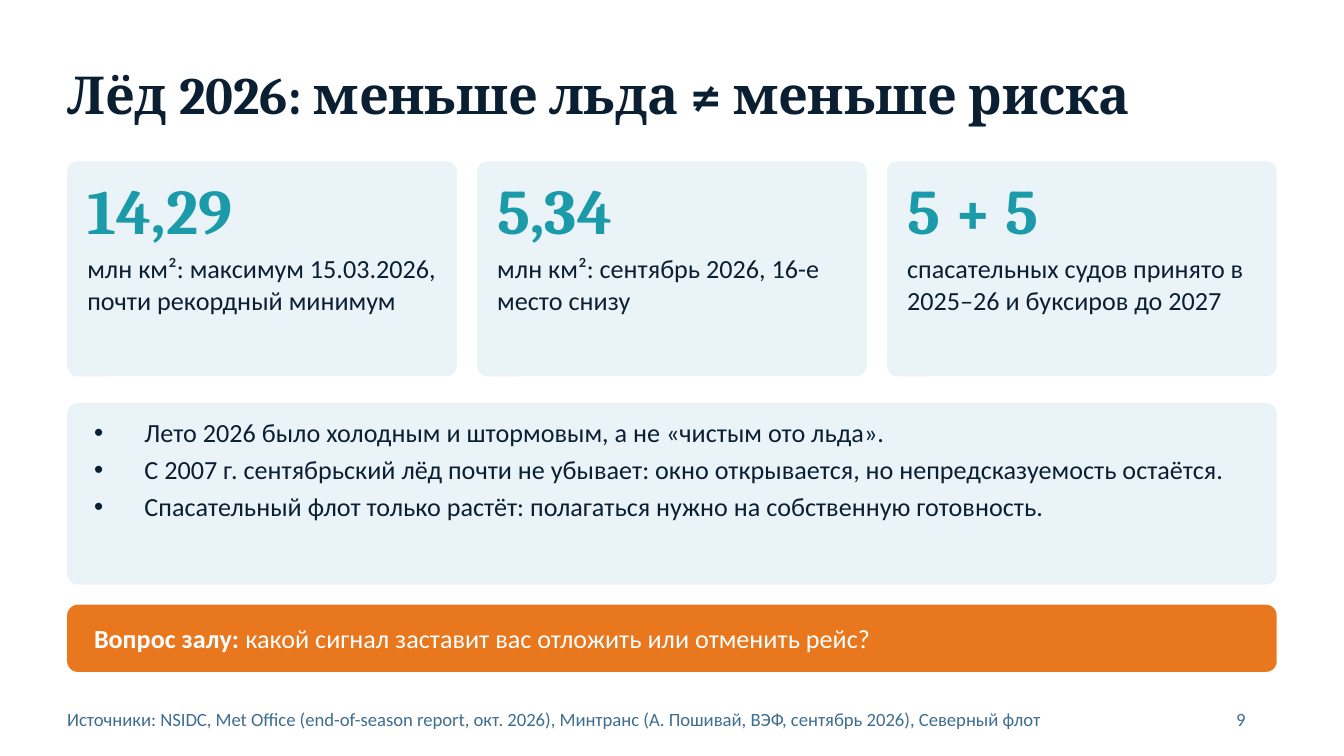
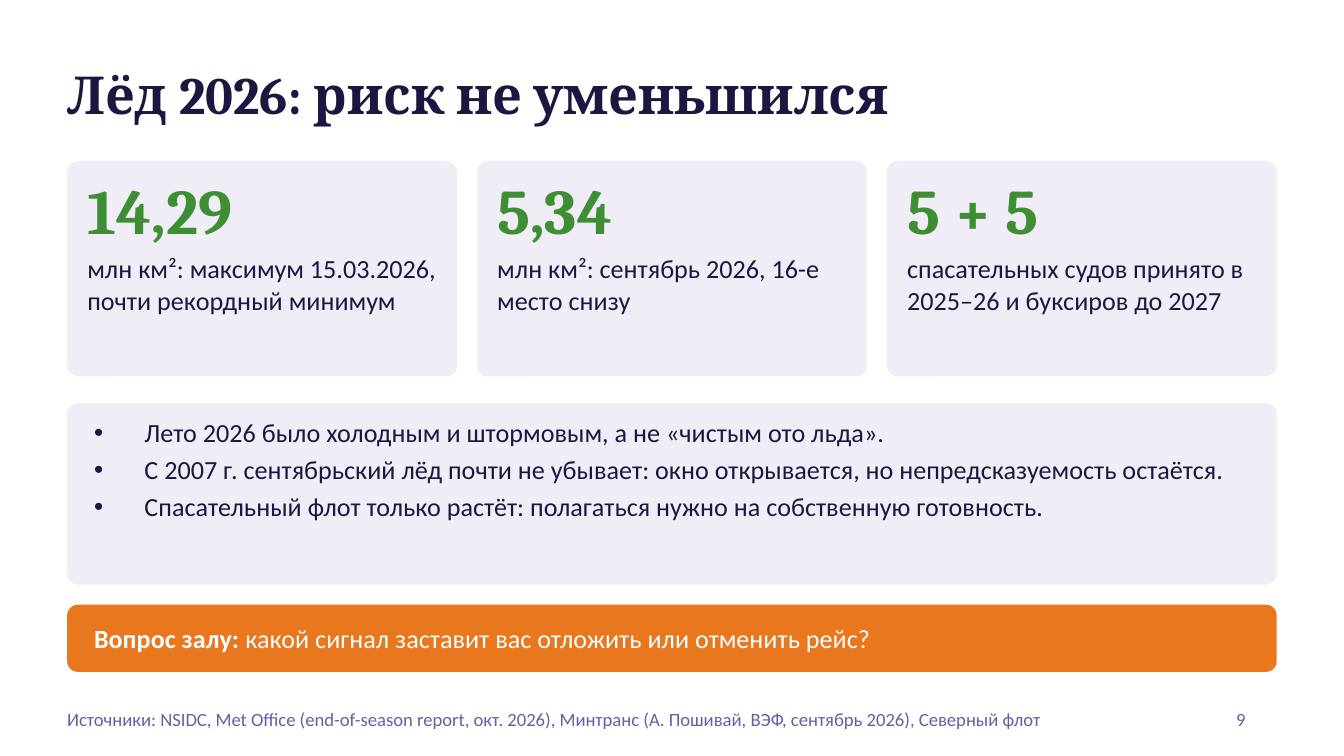
Before and after one commit to Mike-Pits/Arctic_presentation_2026_10_20, a slide deck: slide 9 of Arktika_dengi_i_bezopasnost.pptx. Drawn at 1344x756 pixels with LibreOffice and Linux fonts; fonts in the diff are those of the drawing; background and template pictures are left out. Boxes give left, top, right and bottom in pixels: in the first picture for what was removed or moved away, otherwise in the second. Text is boxed around its words. In the diff, an @@ line names an element or a change of style, - is before the commit and + after.

```diff
--- a/Arktika_dengi_i_bezopasnost.pptx
+++ b/Arktika_dengi_i_bezopasnost.pptx
@@ title at bbox=[67, 75, 889, 127]: text changed; text colour #0B1F33 to #1E1640 @@
-Лёд 2026: меньше льда ≠ меньше риска
+Лёд 2026: риск не уменьшился
@@ text colour #1B9AAA to #3E8E34 in 3 elements at bbox=[87, 190, 232, 243], bbox=[497, 190, 612, 243], bbox=[907, 191, 1038, 235] @@
@@ fill #EAF3F7 to #F0EDF7 in 4 elements at bbox=[67, 161, 457, 376], bbox=[477, 161, 867, 376], bbox=[887, 161, 1277, 376], bbox=[67, 403, 1277, 585] @@
@@ text colour #0B1F33 to #1E1640 in 4 elements at bbox=[87, 258, 436, 315], bbox=[497, 258, 820, 315], bbox=[907, 265, 1244, 315], bbox=[144, 424, 1222, 521] @@
@@ text "Источники: NSIDC, Met Office (end-of-season ..." at bbox=[67, 712, 1041, 729]: text colour #3E6E8E to #6B5CA5 @@
@@ page number at bbox=[1236, 714, 1245, 726]: text colour #3E6E8E to #6B5CA5 @@
```
Also in this commit, not shown: 11 other slides changed, 1 slide added, 1 slide removed, 6 other files.
